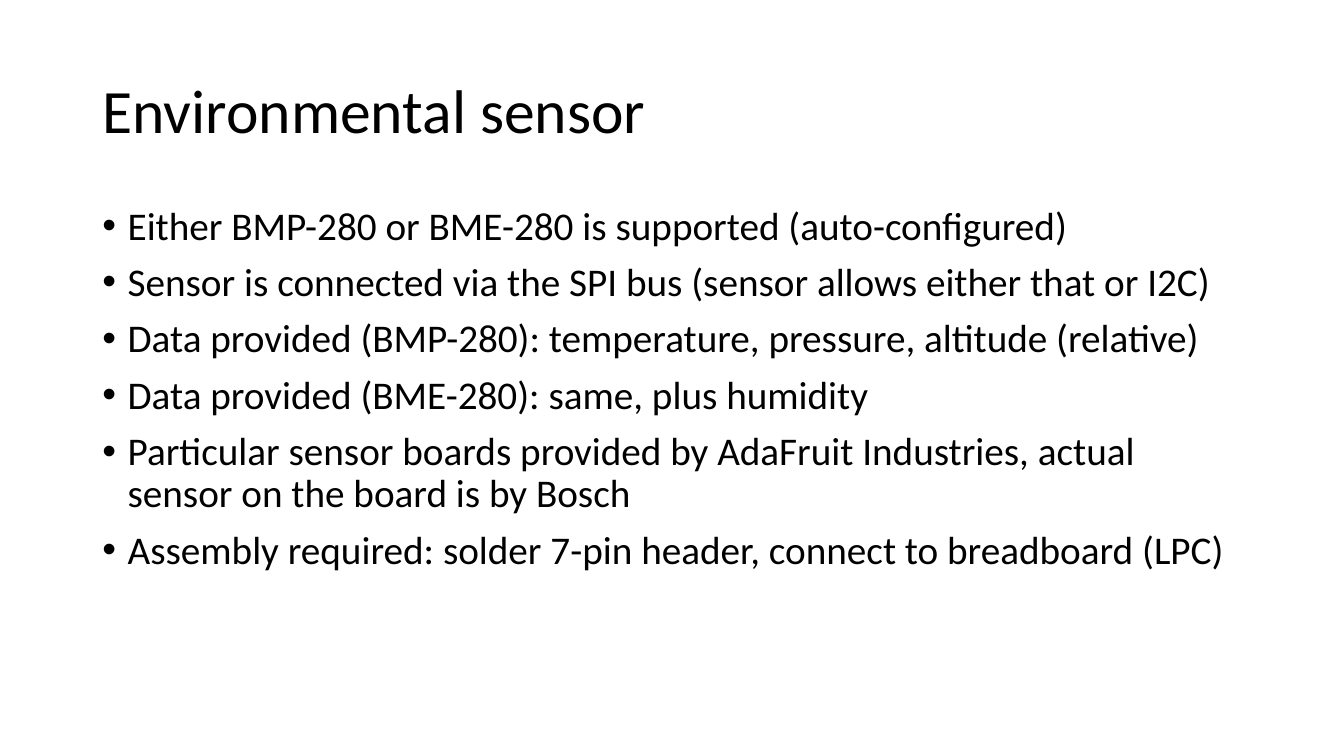
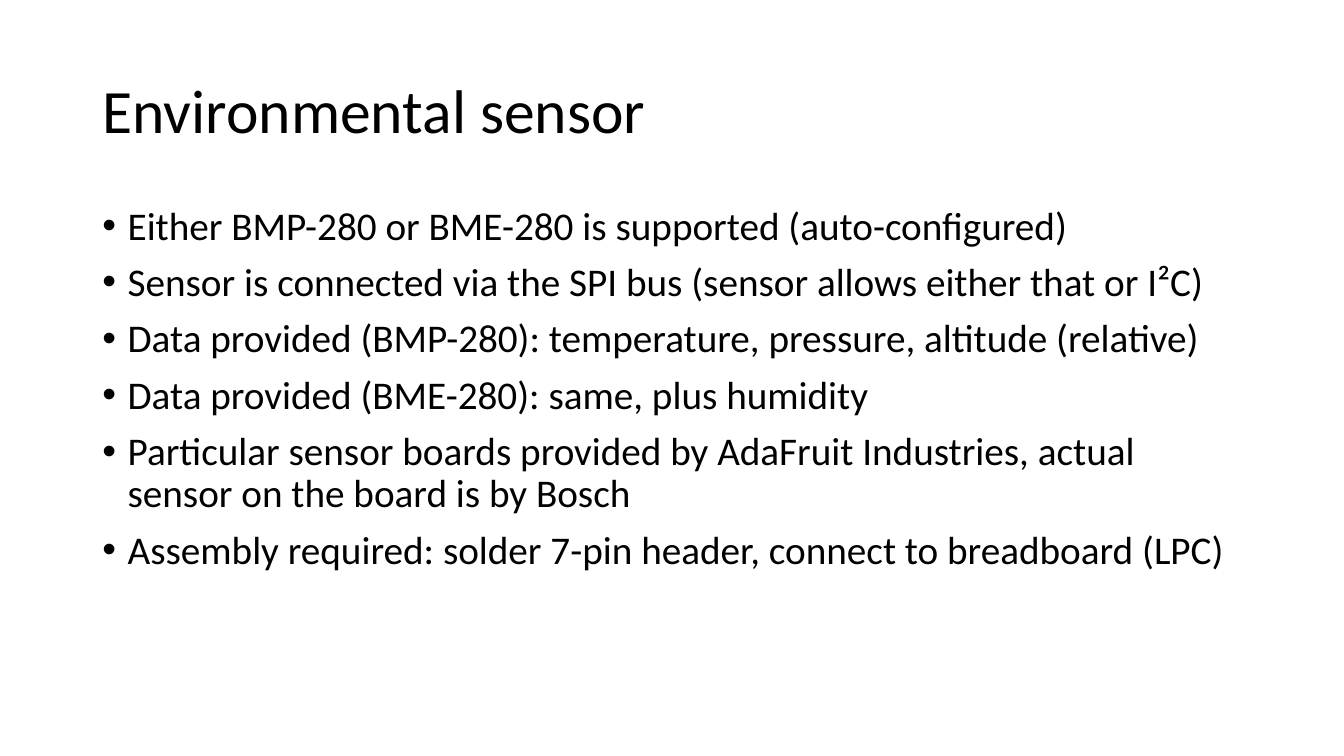
Before and after one commit to EmbeddedSystemClass/FinalProject5381, a slide deck: slide 15 of Final Project 5381.pptx. Drawn at 1344x756 pixels with LibreOffice and Linux fonts; fonts in the diff are those of the drawing. Boxes give left, top, right and bottom in pixels: in the first picture for what was removed or moved away, otherwise in the second. Text is boxed around its words. In the diff, an @@ line names an element or a change of style, - is before the commit and + after.

```diff
--- a/Final Project 5381.pptx
+++ b/Final Project 5381.pptx
@@ text at bbox=[128, 265, 1203, 302]: text changed @@
-• Sensor is connected via the SPI bus (sensor allows either that or I2C)
+• Sensor is connected via the SPI bus (sensor allows either that or I²C)
```
Also in this commit, not shown: 7 other slides changed, 2 other files.
